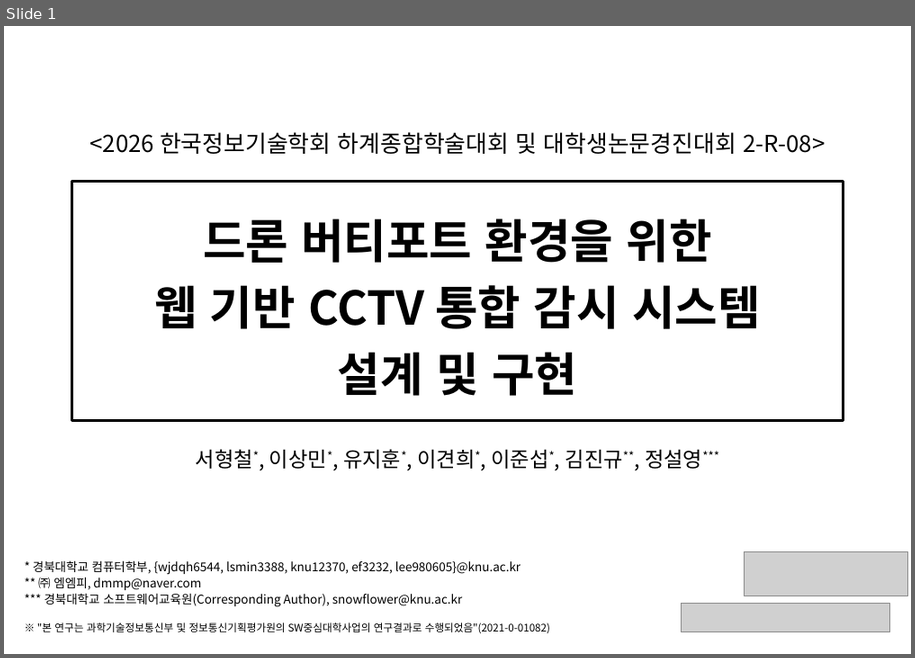
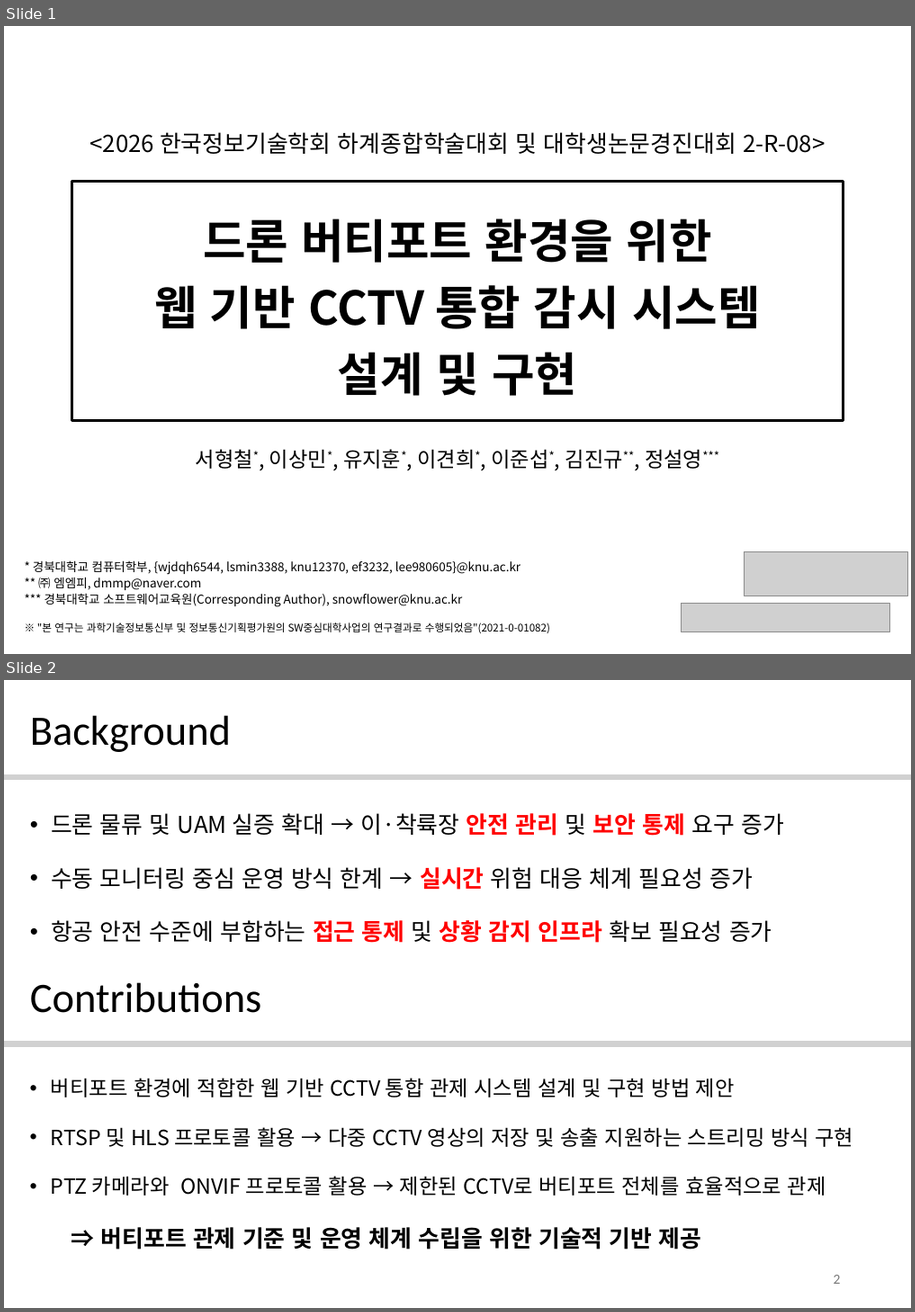
Before and after one commit to 2026-1-2/docs, a slide deck: KIIT2026/[KIIT2026]_Poster.pptx. Shown one above the other, each under a label of ours: slide 1 before the commit, slides 1 and 2 after it. The pictures are 915x658 and 915x1312 pixels, drawn with LibreOffice and Linux fonts; fonts in the diff are those of the drawing; grey boxes stand for pictures; background and template pictures are left out. Boxes give left, top, right and bottom in pixels: in the first picture for what was removed or moved away, otherwise in the second. Text is boxed around its words. In the diff, an @@ line names an element or a change of style, - is before the commit and + after.

Commit message:
Update: [KIIT2026]_Poster_v1.1

```diff
--- a/KIIT2026/[KIIT2026]_Poster.pptx
+++ b/KIIT2026/[KIIT2026]_Poster.pptx
@@ slide 2 added at (4,680,911,1308), background #FFFFFF @@
@@ title added at (30,715,231,752), 36 pt, text #000000 @@
+Background
@@ line added from (4, 777) to (911, 777), #171717 5 pt @@
@@ text added at (51,813,784,943), 20 pt, text #000000 @@
+• 드론 물류 및 UAM 실증 확대 → 이·착륙장 안전 관리 및 보안 통제 요구 증가
+• 수동 모니터링 중심 운영 방식 한계 → 실시간 위험 대응 체계 필요성 증가
+• 항공 안전 수준에 부합하는 접근 통제 및 상황 감지 인프라 확보 필요성 증가
@@ text added at (30,982,262,1013), 36 pt, text #000000 @@
+Contributions
@@ line added from (4, 1044) to (911, 1044), #171717 5 pt @@
@@ text added at (51,1078,854,1250), 18 pt, text #000000 @@
+• 버티포트 환경에 적합한 웹 기반 CCTV 통합 관제 시스템 설계 및 구현 방법 제안
+• RTSP 및 HLS 프로토콜 활용 → 다중 CCTV 영상의 저장 및 송출 지원하는 스트리밍 방식 구현
+• PTZ 카메라와 ONVIF 프로토콜 활용 → 제한된 CCTV로 버티포트 전체를 효율적으로 관제
+⇒ 버티포트 관제 기준 및 운영 체계 수립을 위한 기술적 기반 제공
@@ page number added at (834,1275,841,1284), 12 pt, text #797979 @@
+2
```
Also in this commit, not shown: 6 other slides added, 7 slides removed.
